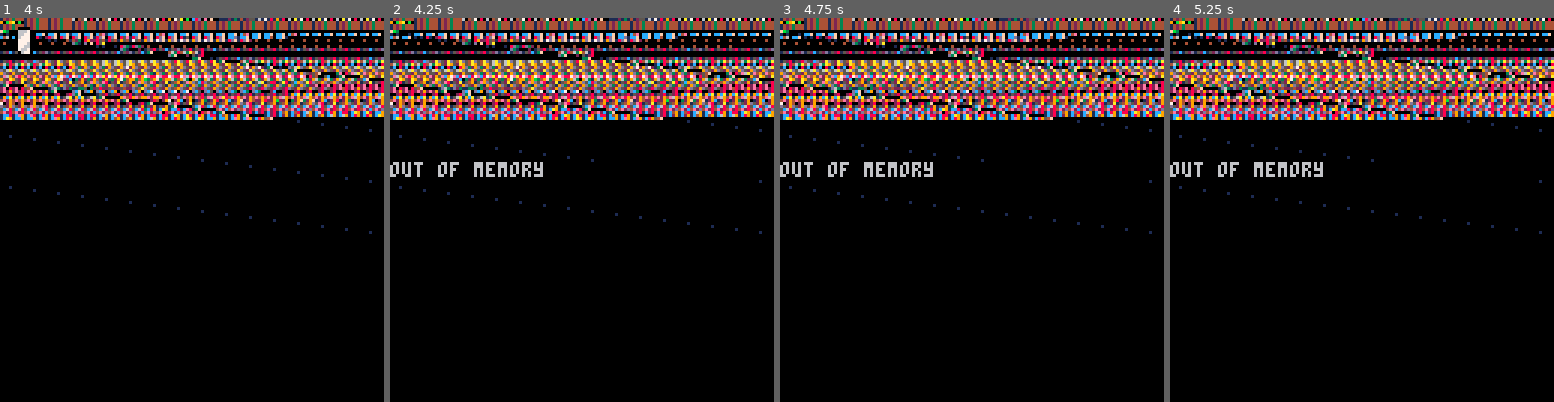
Above: before the commit, frames 1-4 (left to right).
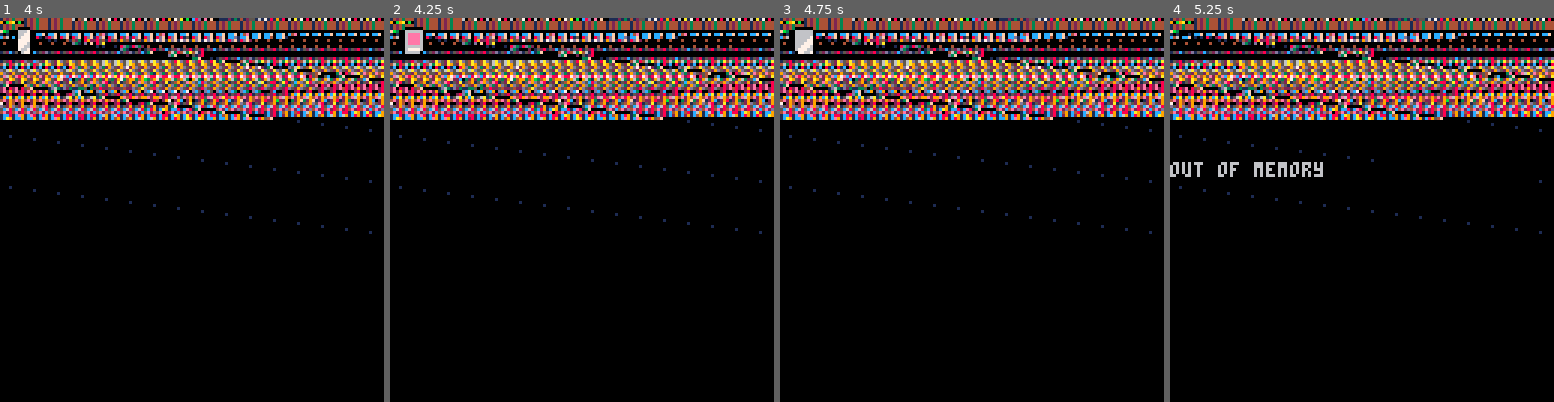
Above: after the commit, the same moments.

Repository: freds72/daggers
Game: PICO-8 cartridge carts/title.p8
The game is run twice, just before and just after one commit, with the same random seed, the same clock (stepped at 60 frames per second) and the same inputs.
Inputs:
- Up to frame 1 (4 s): tap X (X key) at 0.33, 1.07, 1.85, 2.97 s; tap O (Z key) at 0.7, 1.7, 2.1, 2.5, 2.9, 3.3, 3.7 s; hold Right 1.6-2.1 s; hold Up 2.15-2.42 s; hold Right 2.47-3.03 s; hold Left 3.08-3.58 s; hold Down 3.63-3.97 s
- Up to frame 2 (4.25 s): hold Right from 4.02 s (still down); tap X (X key) at 4.08 s; tap O (Z key) at 4.1 s
- Up to frame 3 (4.75 s): tap O (Z key) at 4.5 s; release Right at 4.68 s; hold Up from 4.73 s (still down)
- Up to frame 4 (5.25 s): tap O (Z key) at 4.9 s; release Up at 5.03 s; hold Left from 5.08 s (still down); tap X (X key) at 5.2 s

Frame 1 is identical in both runs. In frame 2, 1.1% of the frame differs, in the area x 0-91%, y 2-43%; in frame 3, 1.1%; in frame 4, nothing differs.

Commit message:
UPDATE - Adjust daggercollect pitches

Diff:
--- a/carts/title.p8
+++ b/carts/title.p8
@@ -272,8 +272,8 @@
 
 
 __gff__
-972e3abc79ef1670fea49cc8e53f247e29e5d7f2e2bae2b7e6edc470b978ea694713dfcb97e5d3eedbf641f1c2f49d374b39a89f83713497a443b97f0562f9091ffc0009f21001049f8382004111d7e4fc24d08db44b16eef82df3f3fc95cf2b3123ff721003544e128685d3559880dfcc8e67e1c7bccfba7ad7a69374efa9c7
-e65fce5ed15b95be962c848484848484848484bcbc380020b3d12f321373609c8ea5e7f2e091f2f28e2cb7f39e0b3d7164e8939977b15d7293c885ffc6e3a5ca50924b38e122210a22492ca4288922bc84e36b02c1892a239967b15e549e4427fe373c21332d1249671522210a22492ca4288922bc84e36a6e9cad7167e5dd4f
+a49cc8e53f247e29e5d7f2e2bae2b7e6edc470b978ea694713dfcb97e5d3eedbf641f1c2f49d374b39a89f83713497a443b97f0562f9091ffc0009f21001049f8382004111d7e4fc24d08db44b16eef82df3f3fc95cf2b3123ff721003544e128685d3559880dfcc8e67e1c7bccfba7ad7a69374efa9c7e65fce5ed15b95be96
+2c848484848484848484bcbc380020b3d12f321373609c8ea5e7f2e091f2f28e2cb7f39e0b3d7164e8939977b15d7293c885ffc6e3a5ca50924b38e122210a22492ca4288922bc84e36b02c1892a239967b15e549e4427fe373c21332d1249671522210a22492ca4288922bc84e36a6e9cad7167e5dd4fccb627592fe3149ff8
 __map__
 fffff87fd77e9ec987722f4411bcaf12ee39ebae979e795e38e1faf1c71cf3cf3d75df9d75d7bdf49f7e0ff7f193bfcadb6dbddb6db6796c5923fff832796db6fb6db6db6db6db6db6db6db6db6dbe7379b7f0b6f57f24e76ef776f1df551f848fc212db24bdb8e3ab6af9afe289bb9394a703948e7e3a4f9642bf0ae27f5df5
 24b7f2fc7af2ee373bf3e7876ea7df8fe7d6abe7bf9af4f163f379f97e1f5ee75bba1d0a1d030a500a5294a528742943a005fcfaae3f1b2fbd753de397ebdde7f3fc6fe5f87e3f87e0fcef7cc7fe793cb6fe75b99d5e4057e43d7e1370ce9c9387e15c18f3ff1274b538579277c715f844efe7e9f9f7f84e79fcbf2e3f3ef89c
@@ -285,154 +285,154 @@
 012ae07e5492808b0c48b014929742fe7b42927e3ac92b95eb7e6bd3f29fa5fbf1fbaebf2d3cf9f9f9df0e2ce38f9b7d5c4bd7339fc6166fc41f4aedc1d1d441847e18c2475091251af0bc7eba41f597f3b1ddcfbf0bd65e1f9327a5bda4e6adc9d4ae7845fc03a07e20c3806eb8ddce4e78ee44b38644e91f857e20fcaba060
 756db9f875d67e3dfe53f3e670fffff87fdb7e991a681357e25cacee1174ee71cba7693c484992127a9093c484bc7d1648b64592264837df86abdc89c24178e249c2424c6db8abc489c24178e249c21663f0bb8b387e3f84bd3bdbafc7f29e47e7bb9659f94f67b398ea69f95e129f2709c9ceb1a5fc2c9094b6c4925e55668b
 b44db79efe3d9648ebb9155648b644b23c24f2cd37da7e2eb99f8e5f96790ecf8fc0f3f17e3d3f1e97a3a89211b09cfe52f7d39932f9e70895308922748fcfeebf2bef7cbf1fbabf8d3bfc7dfc3ae3a239e9cffec690939d23ae8c0c487276724b78ad7af1552c70e3a24242489227a7e1f41121213d002424242427a00484f4
-009090909090999f068eacfdb4daf757ede3f1e293993ae3f392cfc3a4a92259d7e2924912449920ee77d68fc3f084848431212121212121010939f14ed4d38fb9fca12bf171fffed71e4afffff8d85ffef9f83ae37e36f1f8db6db6db6db6dbadb6db6dbf95b6db5d493cbe47fff3e7d35eb8eaf3cf16dddf56dd6dd6deadb6
-db6de7f1d78b6eb6df6db6de3f0bdf7ecf3bdefe7f8446f6efacfbe38fa7a8fc7a7e55f857e523f17e339e7bfc9bde7cf6ee679cd9f8fb44ef9f6bf10b1f9af2e3988be7df9113efc9d71dfe56abf6e72713f175d7ddde7f1f3af53f2927c9093f357e10a89e7e71f8ba9f873f8a71277f814eadfcff21f9ac8854ea75654893
-bafca05e78eaf3cf93f3fbce3be7f047dd7e7d71c2f18755cf7bf1b254874f389f978e5cfe1370b39eedaf2dfa0658e7a64bdc709ca88e7a7e3672543b4713f3a73a7bef3ce55bdc59f954f15c47e79a4ee54d3af8eebc024fc3d93b53f34a927ca49f9a953f32f339e3beea5adef92bbe6cebae85f49c9a9393f3c3a1f90743
-b0ea9f41d0e83a144828909c98483a00a27260c084e9e3abf84bc6939efa938e5cfe6e3a6e97fffa4eb4a42ffe5e3cfcb8fb9eef97f1bf9deafe57efc7cb38eeebf9dd5ff8a773bbf95b7cf3f2bef3cdeef77abcf7c5b5fd6e799c777cb6ebdde6f1758fde4fbbfcadb6db6fe36d9fdde7f3a425735cffe23ff93dffc4fffff8
-7fffe76fd0508d815e26af37bdc22a7355539aaa9ffd77139eaf6e1c71c5e1c38e38bc3871c717878bbdbf3f0ebf1bf93f31f9ceff37e6fc97f07ffb9f9bf27cfcd3ce1f9ee6f0e1c71c5e1c38e38bc3871c717872fcdcbf36f7c3efb8be7abff81485aa52de379e3e3e3a05052114109ff8059012487fffffd71f66e2b82fff
-fef5ddc963f25fc245922c91658b2c7524df8f1578e22c91648ea49c716ae91648b245922c91d4936b5748b247524dad5d22c91648b245922c91d49f96f5528d3dee6fc1f97e016920dcbf2fc20f8fc3f1204312afe2a842423f34fc87e6215cde4e2708e3ff0378d6edc87b51d3bebbe57e8dc77f5e3cb5f970296bf2fc0529
-79b7f10ea4e788481532424242424242424242424200490edf96fc257abc73386ce3fffda72e4b7f1aebf2fcb5b79e39484848484848484848484848484848487ffab7b2c7ce39fc2f3167516751668b2459a2cd1668b245922c91648b3459a2cd1648fffe3c93f2b6dbc5b78b6eb6eb6eb6eb6f16db6db6db6dd6de3bfaedad
-963b88ebf0bf57b38ef13254ffff3a9ceb6fe0ee2e92bffff69ce9f8d4fffff84a5e39b6f16de6dbc5b6db78b6f16de2db6db6db6db6dbc5b78b6f16dbade2dbf85b6dbddb6db6db7f1b6db6db6db6db6db6f56db7f2df838b7d9c5b86e2554a95ef45294a56afa963de773e5d5dd75d3df9be755df8f4cfcbf29d5ef6dad3f3
-3577ffd6cfce71bafcff1e394afc2bf0ae3a295f7edf95fc57afca6eff16ebf069df9a3df8ffd5bf2f3f1f63be9d55aefa73ff9ff2e5d79f8cef9ebf19cf55ae394fd9cff713e6eda9fb94fcbf5bcedcf4be5fc37778953afc93c89dd93af3924fcff291647923d6f88857e75efd3f15734e5d7cebe75f9b975e6dd4fa3f0f6f
-84ee7e5f871ef2f2af4e6bc4fc385fce54ee5700fc2be393d5e7af2474e49f87b249c5795cc4f9c7e049f88fc4e1cfe229f75ddb6f5389cb8eafe3bb4dc49f8f7104f675e5e7f1eeef4c7527df82de7c5d32fe6fca2ce78b6efc25fcf64ed24f3073675ec7363d8eede016713971cfef6fb3cdf8efc399af75f873e443424ef8
-8eb274e694f61cb8f9ed990c475e6fbaef729c3b8d5da735d3f2f6f5c7cbd71f36fbb477271964fc25f38e5338dc77cfe35c54ae218a7c7e66bf96bc5bf8fe3639a7451f970edc275eedb70ebafc385fc3f197aa5f89c9cf5c693f2e24fc6faebe75e671c2a56fc2ee7aa00000000024271cae871cc746e670fc9d7e6bf2f93b
-ed7a272e7f3ec9090909090909090909090953f39f94fcfc93eb77e55336e3f295a38d1d9ac8a40f0fc2cfc11ab52b4bf973c4734a5294a52bba52957dfcba9bdf7cbcdfce5736b7d23f3ae1a797b8d5f998e4e0d6fbd6357e7673638c91cd6af6b596c775d9d9b8044fe25a9df8e6cf3ee63bdcdfcbdfc5dbabe59c5fc2bae9
-e3993f2f6c72b3823f08e28964964b27e20fc6cf272fc6d220fc24382608484848484ef275275679cd8d24fcbf164eb8939bfffde7abd29dcfcbf0bd6fc3cbd764ef37bf9ce6bcabf152953f34a953a2a5294a5294b1e2f5de449382b889cf0fd3d9ce9c772ed1f9f17d9cf75dc73d4e78a49cb979893b57525fc7a3d99d121c
-cc8dd93d13ce79b6b9e3be35ed9f87724d2a477d3f0c43a7e1210edf9e24a93a922429d3624ae5cd7767723aae6be7e16dbbd9d4b372bd27e69f99fffcf1279d4cfffff8d87ffffc6c3ffffe361fffff1b0fffff8d87ffffc6c3ffffe361fffff1b0fffff8d87ffffc6c3ffffe361fffff1b0fffff8d87ffffc6c3ffffe361ff
-fff1b0fffff8d87ffffc6c3ffffe361fffff1b0fffff8d87ffffc6c3ffffe361fffff1b0fffff8d87ffffc6c3ffffe361fffff1b0fffff8d87ffffc6c3ffffe361fffff1b0fffff8d87ffffc6c3ffffe3614fffff87fffe76fd07090c3b5da166afdfba5ce2f16335d79e1d4e38e2f1c3a9c71c5e387538e38bc70ea7535d5d4
-e79e2f1c3a9ccd7aaea7735f2b89a7bebae67d7efc23be39eef1c4e1fb749bf192f0b6ceb707e7c71c71b8ee73cf3cefcb82ad4931cb97e0edcfe4f84e4f84eff07e5bf173d387e73f24fbf159f9be7e1c74feeebde7e53a7e33f29c71af4e605ebc7c9ef6fcf95748e9f2ba2afb3907e2bece5d7e37f2e38fc0752783a3f35f
-c8e6371c76eb9fc3691dd922799cfcfbd7e0e7f1f6757b50720e34287617a7e34a706850a7053f12aef0e682f2048217902410bc8120804783ffd71f9fe7cf3dd7e275ffffbcfb8f25edf2fe322c91648b247ef24e2db6db6db6dabf9c8b245922c91648b2400000000000000000000009f1098deafe6f16f9f9af9e7e2ead70
-f3baf5d75d516733a6df83ab7c77e74b69cf3c475cbfff8800000000000000074fc6cebf28f0fc9dfbb9e79fcc9bf07e3f8b77f8fe5f273f884796744f9c27fff76fdc711c4afcfe4e7b97f0fc7f12af123f792736db6db6db6d5e645922c91648b2459200000000000000000000003801c1ecb7bef9b3b12123bcfcb99f7727
-7f21212121213ff11f0000002fff255fc78fc5c5792274e5f8f4ef99f7e1ff9a93fff1d71f8f71d87efe5f3b6e9df3c7e1f8cfc9c7bdab9f543e7e5a89f95fc9d7befb0349387e1f97e77ddf859bdb64fcd2121212121212121212121210dd70e850af00e6c5e7bfc78fbcfc77e1cb971f6f739b53f04eaf52fe5c55fcef49f9
-a2c37ebf8f7bf1927727e3cc9268bf87e55924ba6b20ab8e787738baa72ee4e7af67e3275bee39fcf839fc3f1dc3f29c766e86afcfb9efbd73ef76d490a913875ffd13a65f09c6d668fc5b4bf9ceadb30fcab6769c5b12f17a7327d7e4bc5a9c75ff9bdf7af2df39b7ce6deeef3f2f2d9ddae139bef5ff825fbab7eeedeeda9c
-71c75678fa76963896792d9a92752d61f8573cbc4e2da4bc2b59fd5a97af3abc7b3f3fc3cdf8f32696cd1ace3e71661f85387296da59cad4b39b55cc8e178bdee39b49e58ee71f7bf833cf7f15f7aabc24f5cf1d7e7f9db7e6ad1f8eae36bf979d792474d2716488e891127bf8b8ffd8a9d2ce3d30ae13db96bf0afaf07bbf39
-1eaf5ca87e2fdbf1b6eb6eb6ebf85e7e5922cfce2c9167e11648b3f08b2459f845922cfc22c91677167e71f9cae5efe7f9df9f4b232fdd01c55d27ddf1a2c622bdaeebf0ae4fcd7f1fc3e905fc38fce417f32417c241782417f1b6417b17f124789f968fcdf8fde7e77f0bf8cef5e3113dfc7893de7aebeba6d78f7f158a4d1f
-…(129 lines of a section not shown)…
+009090909090999f068eacfdb4daf757ede3f1e293993ae3f392cfc3a4a92259d7e2924912449920ee77d68fc3f084848431212121212121010939f14ed4d38fb9fca12bf171fffed71e4afffff8d85ffef9f83ae37e36f1f8db6db6db6db6dbadb6db6dbf95b6db5d493cbf45922c91ffb249cdb7756db6db6db6db6db6db6d
+b6ac91648b245923cf0f38e78fce446f6efacfbe38fa7a8fc7a7e55f857e523f17e7f873cf7f927a2f0e6dde791effc484a84253c70ae8e39e7f2d5e6fcfad19f8bde79fbbbc7e3e73e27e524f92127e693f2e23da2f7f98fc5d79f86fc5d5e9f25a0381f9d910e80001401e3f0dcfe7c3aeb2f0bcdfb9fce3819238ef7e57a9
+521d3be23c9fa4fc39fc2fe1f979ef5f9776f7d4e7f0de6d2b473d38e9f874eb87e2fd7ef7f3fbaf6dfc2dbf5efae8eabf04f267e2b7e8e67df84ebcaea19e49e4a9bcf7ee7f2ef8ee58fa4fc3d97d844e53b5a927aa49f9a953f388b272bcf75d5bc7de6cefa939bd0bc1393f2f09c9f9f03a1f90743b0ebc3f083a1d074289
+05121393090740144e4c18109d3debabdcbc693cefa93be57f373d2f47fff49d69485ffcbc7e3f71f73ddf2fe17f3bd5fcafdf8f9671ddd7f3babff14ee777f2b6f9e7e57de79bddeef579ef8b6bfadcf338eef96dd7bbcde2eb1fbc9f77f95b6db6dfc6db3fbbcfe78a4ae6baffc47ff279ff88fffff87fffe76fd0508d815e
+26af37bdc22a7355539aaa9ffd77139eaf6e1c71c5e1c38e38bc3871c717878bbdbf3f0ebf1bf93f31f9ceff37e6fc97f07ffb9f9bf27cfcd3ce1f9ee6f0e1c71c5e1c38e38bc3871c717872fcdcbf36f7c3efb8be7abff81485aa52de379e3e3e3a05052114109ff8059012487fffffd71f66e2b82ffffef5ddc963f25fc245
+922c91658b2c7524df8f1578e22c91648ea49c716ae91648b245922c91d4936b5748b247524dad5d22c91648b245922c91d49f96f5528d3dee6fc1f97e016920dcbf2fc20f8fc3f1204312afe2a842423f34fc87e6215cde4e2708e3ff0378d6edc87b51d3bebbe57e8dc77f5e3cb5f970296bf2fc052979b7f10ea4e7884815
+32424242424242424242424200490edf96fc257abc73386ce3fffda72e4b7f1aebf2fcb5b79e39484848484848484848484848484848487ffab7b2c7ce39fc2f3167516751668b2459a2cd1668b245922c91648b3459a2cd1648fffe3c93f2b6dbc5b78b6eb6eb6eb6eb6f16db6db6db6dd6de3bfaedad963b88ebf0bf57b38e
+f13254ffff3a9ceb6fe0ee2e92bffff69ce9f8d4fffff84a5e39b6f16de6dbc5b6db78b6f16de2db6db6db6db6dbc5b78b6f16dbade2dbf85b6dbddb6db6db7f1b6db6db6db6db6db6f56db7f2df838b7d9c5b86e2554a95ef45294a56afa963de773e5d5dd75d3df9be755df8f4cfcbf29d5ef6dad3f33577ffd6cfce71bafc
+ff1e394afc2bf0ae3a295f7edf95fc57afca6eff16ebf069df9a3df8ffd5bf2f3f1f63be9d55aefa73ff9ff2e5d79f8cef9ebf19cf55ae394fd9cff713e6eda9fb94fcbf5bcedcf4be5fc37778953afc93c89dd93af3924fcff291647923d6f88857e75efd3f15734e5d7cebe75f9b975e6dd4fa3f0f6f84ee7e5f871ef2f2af
+4e6bc4fc385fce54ee5700fc2be393d5e7af2474e49f87b249c5795cc4f9c7e049f88fc4e1cfe229f75ddb6f5389cb8eafe3bb4dc49f8f7104f675e5e7f1eeef4c7527df82de7c5d32fe6fca2ce78b6efc25fcf64ed24f3073675ec7363d8eede016713971cfef6fb3cdf8efc399af75f873e443424ef88eb274e694f61cb8f9
+ed990c475e6fbaef729c3b8d5da735d3f2f6f5c7cbd71f36fbb477271964fc25f38e5338dc77cfe35c54ae218a7c7e66bf96bc5bf8fe3639a7451f970edc275eedb70ebafc385fc3f197aa5f89c9cf5c693f2e24fc6faebe75e671c2a56fc2ee7aa00000000024271cae871cc746e670fc9d7e6bf2f93bed7a272e7f3ec90909
+09090909090909090953f39f94fcfc93eb77e55336e3f295a38d1d9ac8a40f0fc2cfc11ab52b4bf973c4734a5294a52bba52957dfcba9bdf7cbcdfce5736b7d23f3ae1a797b8d5f998e4e0d6fbd6357e7673638c91cd6af6b596c775d9d9b8044fe25a9df8e6cf3ee63bdcdfcbdfc5dbabe59c5fc2bae9e3993f2f6c72b3823f
+08e28964964b27e20fc6cf272fc6d220fc24382608484848484ef275275679cd8d24fcbf164eb8939bfffde7abd29dcfcbf0bd6fc3cbd764ef37bf9ce6bcabf152953f34a953a2a5294a5294b1e2f5de449382b889cf0fd3d9ce9c772ed1f9f17d9cf75dc73d4e78a49cb979893b57525fc7a3d99d121ccc8dd93d13ce79b6b9
+e3be35ed9f87724d2a477d3f0c43a7e1210edf9e24a93a922429d3624ae5cd7767723aae6be7e16dbbd9d4b372bd27e69f99fffcf1279d4cfffff8d87ffffc6c3ffffe361fffff1b0fffff8d87ffffc6c3ffffe361fffff1b0fffff8d87ffffc6c3ffffe361fffff1b0fffff8d87ffffc6c3ffffe361fffff1b0fffff8d87fff
+fc6c3ffffe361fffff1b0fffff8d87ffffc6c3ffffe361fffff1b0fffff8d87ffffc6c3ffffe361fffff1b0fffff8d87ffffc6c3ffffe361fffff1b0fffff8d87ffffc6c3ffffe3614fffff87fffe76fd07090c3b5da166afdfba5ce2f16335d79e1d4e38e2f1c3a9c71c5e387538e38bc70ea7535d5d4e79e2f1c3a9ccd7aae
+a7735f2b89a7bebae67d7efc23be39eef1c4e1fb749bf192f0b6ceb707e7c71c71b8ee73cf3cefcb82ad4931cb97e0edcfe4f84e4f84eff07e5bf173d387e73f24fbf159f9be7e1c74feeebde7e53a7e33f29c71af4e605ebc7c9ef6fcf95748e9f2ba2afb3907e2bece5d7e37f2e38fc0752783a3f35fc8e6371c76eb9fc369
+1dd922799cfcfbd7e0e7f1f6757b50720e34287617a7e34a706850a7053f12aef0e682f2048217902410bc8120804783ffd71f9fe7cf3dd7e275ffffbcfb8f25edf2fe322c91648b247ef24e2db6db6db6dabf9c8b245922c91648b2400000000000000000000009f1098deafe6f16f9f9af9e7e2ead70f3baf5d75d516733a6
+df83ab7c77e74b69cf3c475cbfff8800000000000000074fc6cebf28f0fc9dfbb9e79fcc9bf07e3f8b77f8fe5f273f884796744f9c27fff76fdc711c4afcfe4e7b97f0fc7f12af123f792736db6db6db6d5e645922c91648b2459200000000000000000000003801c1ecb7bef9b3b12123bcfcb99f77277f21212121213ff11f
+0000002fff255fc78fc5c5792274e5f8f4ef99f7e1ff9a93fff1d71f8f71d87efe5f3b6e9df3c7e1f8cfc9c7bdab9f543e7e5a89f95fc9d7befb0349387e1f97e77ddf859bdb64fcd2121212121212121212121210dd70e850af00e6c5e7bfc78fbcfc77e1cb971f6f739b53f04eaf52fe5c55fcef49f9a2c37ebf8f7bf19277
+27e3cc9268bf87e55924ba6b20ab8e787738baa72ee4e7af67e3275bee39fcf839fc3f1dc3f29c766e86afcfb9efbd73ef76d490a913875ffd13a65f09c6d668fc5b4bf9ceadb30fcab6769c5b12f17a7327d7e4bc5a9c75ff9bdf7af2df39b7ce6deeef3f2f2d9ddae139bef5ff825fbab7eeedeeda9c71c75678fa76963896
+792d9a92752d61f8573cbc4e2da4bc2b59fd5a97af3abc7b3f3fc3cdf8f32696cd1ace3e71661f85387296da59cad4b39b55cc8e178bdee39b49e58ee71f7bf833cf7f15f7aabc24f5cf1d7e7f9db7e6ad1f8eae36bf979d792474d2716488e891127bf8b8ffd8a9d2ce3d30ae13db96bf0afaf07bbf391eaf5ca87e2fdbf1b6
+eb6eb6ebf85e7e5922cfce2c9167e11648b3f08b2459f845922cfc22c91677167e71f9cae5efe7f9df9f4b232fdd01c55d27ddf1a2c622bdaeebf0ae4fcd7f1fc3e905fc38fce417f32417c241782417f1b6417b17f124789f968fcdf8fde7e77f0bf8cef5e3113dfc7893de7aebeba6d78f7f158a4d1f972e3abc79ef1670fe
+…(129 lines of a section not shown)…
Not shown, changed: the sound effects (__sfx__) section of audio/daggercollect.p8
Not shown, changed: carts/memory.txt
Not shown, changed: the music (__music__) section of carts/title.p8
Not shown, changed: the sound effects (__sfx__) section of carts/title.p8
Not shown, changed: carts/titleaudio.p8l
